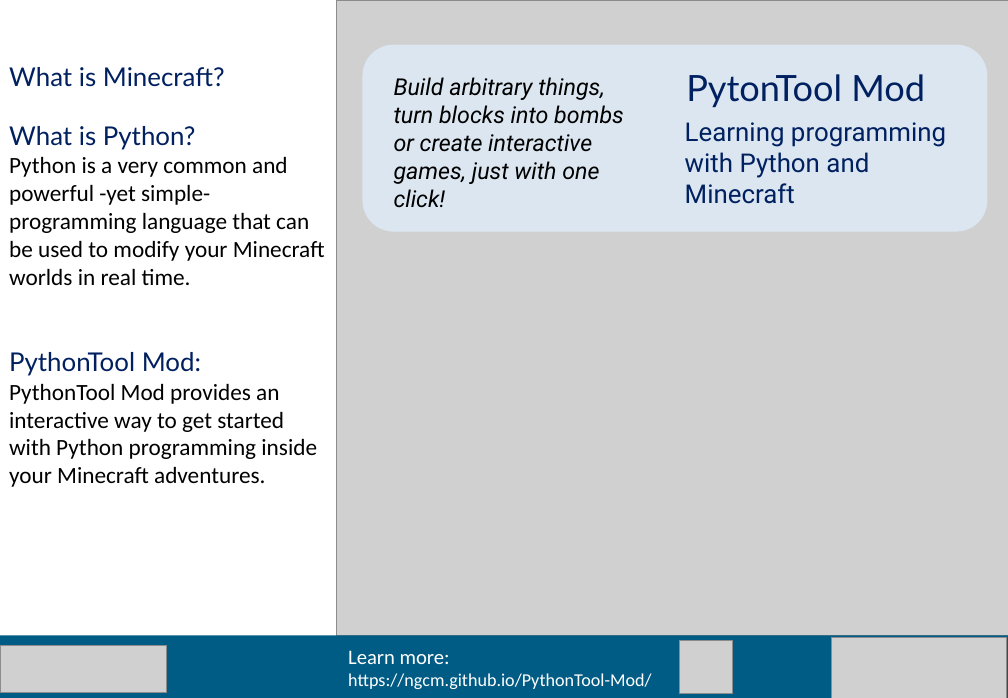
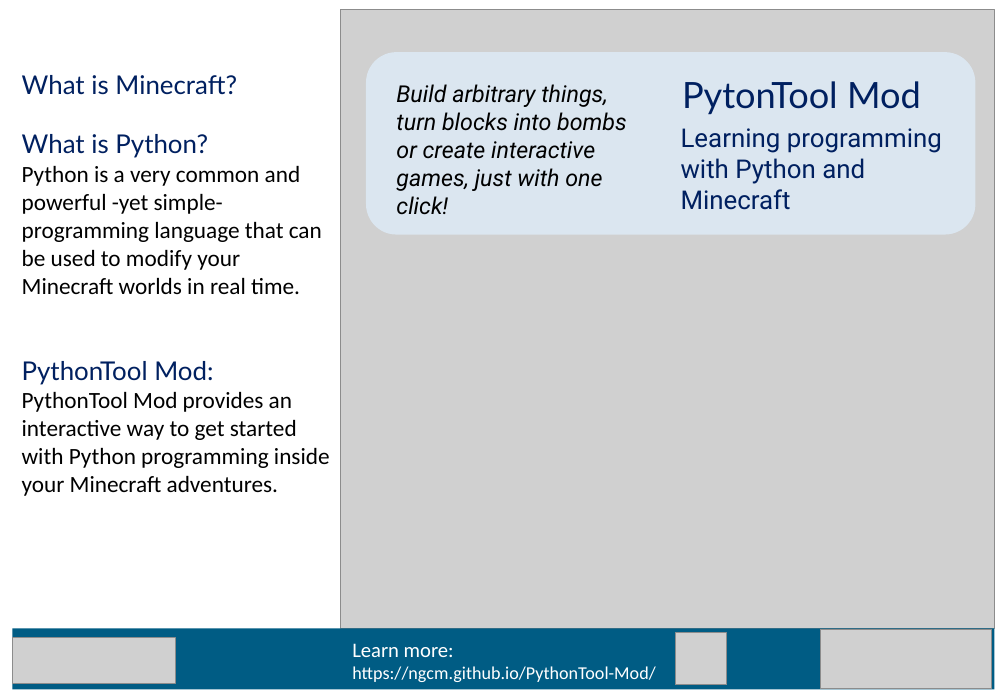
Before and after one commit to alvaropp/PythonTool_outreach, a slide deck: slide 1 of leaflet/brochure.pptx. Drawn at 1008x698 pixels with LibreOffice and Linux fonts; fonts in the diff are those of the drawing; grey boxes stand for pictures. Boxes give left, top, right and bottom in pixels: in the first picture for what was removed or moved away, otherwise in the second. Text is boxed around its words. In the diff, an @@ line names an element or a change of style, - is before the commit and + after.

```diff
--- a/leaflet/brochure.pptx
+++ b/leaflet/brochure.pptx
@@ text "What is Minecraft?" rewrapped from box(9, 67, 325, 487) to box(22, 75, 330, 496) @@
@@ picture: place and size @@
-picture at box(336, 1, 1008, 636)
+picture at box(341, 9, 995, 628)
@@ rounded rectangle: place and size @@
-rounded rectangle at box(363, 45, 988, 232)
+rounded rectangle at box(366, 52, 975, 235)
@@ text "Build arbitrary things, turn blocks ...": place and size @@
-text "Build arbitrary things, turn blocks ..." at box(394, 77, 624, 184)
+text "Build arbitrary things, turn blocks ..." at box(396, 84, 627, 191)
@@ text "PytonTool Mod": place and size @@
-text "PytonTool Mod" at box(686, 74, 925, 108)
+text "PytonTool Mod" at box(682, 81, 921, 115)
@@ text "Learning programming with Python and ...": place and size @@
-text "Learning programming with Python and ..." at box(685, 122, 946, 204)
+text "Learning programming with Python and ..." at box(681, 128, 942, 210)
@@ rectangle: place and size @@
-rectangle at box(0, 636, 1008, 698)
+rectangle at box(12, 628, 994, 690)
@@ picture: place and size @@
-picture at box(832, 638, 1007, 698)
+picture at box(821, 629, 992, 689)
@@ picture: place and size @@
-picture at box(0, 645, 167, 692)
+picture at box(12, 638, 175, 684)
@@ text "Learn more:": place and size @@
-text "Learn more:" at box(348, 650, 651, 689)
+text "Learn more:" at box(352, 643, 655, 682)
@@ picture: place and size @@
-picture at box(680, 640, 733, 693)
+picture at box(676, 633, 727, 685)
```
Also in this commit, not shown: 1 other slide changed, 7 other files.
